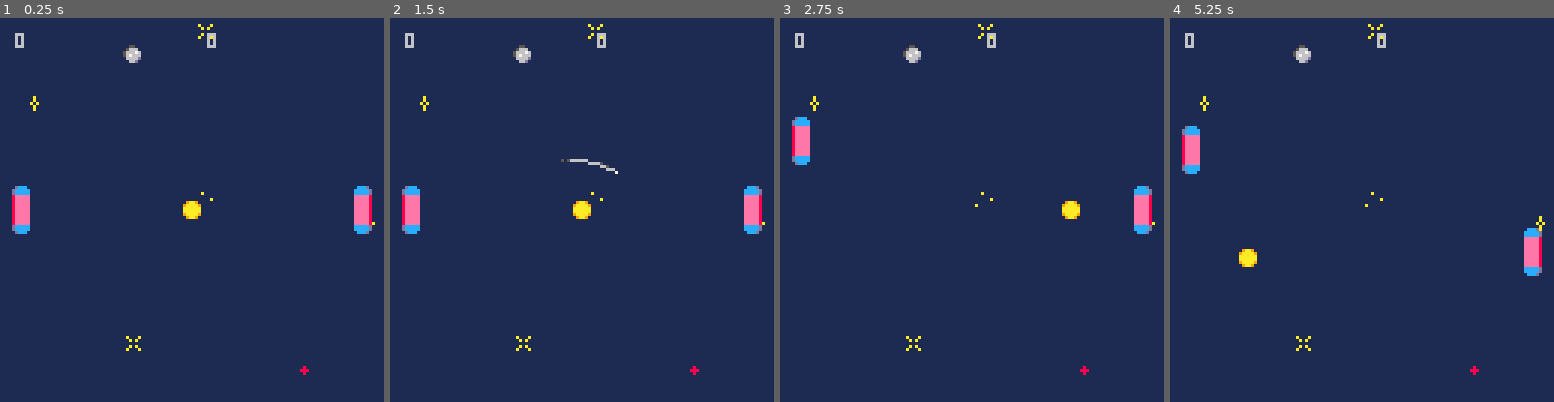
Above: before the commit, frames 1-4 (left to right).
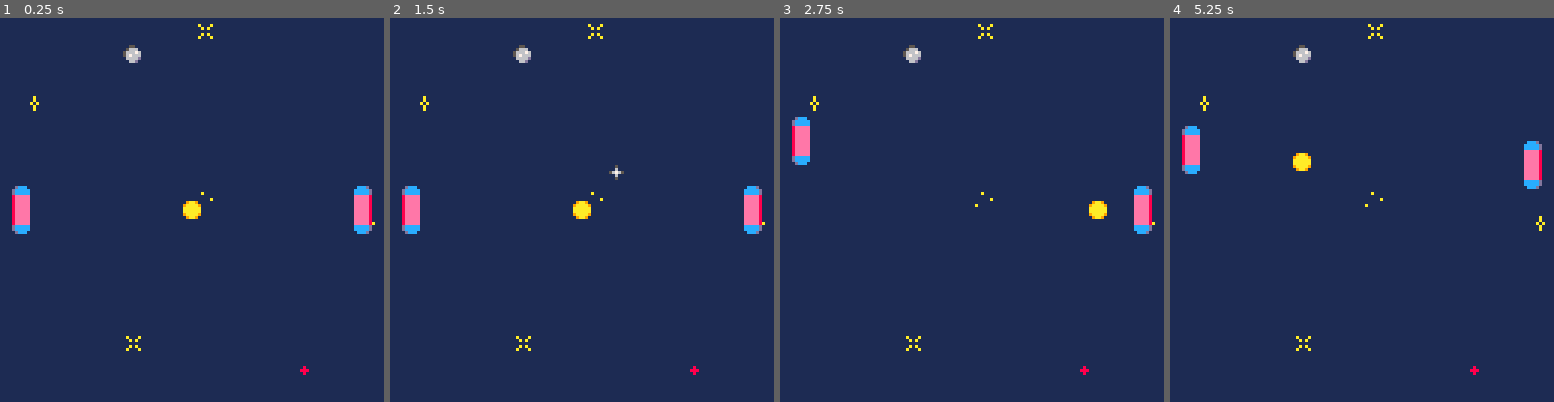
Above: after the commit, the same moments.

Repository: JScott/pico-carts
Game: PICO-8 cartridge pong.p8
The game is run twice, just before and just after one commit, with the same random seed, the same clock (stepped at 60 frames per second) and the same inputs.
Inputs:
- Up to frame 1 (0.25 s): no input
- Up to frame 2 (1.5 s): tap X (X key) at 0.33, 1.07 s; tap O (Z key) at 0.7 s
- Up to frame 3 (2.75 s): hold Right 1.6-2.1 s; tap O (Z key) at 1.7, 2.1, 2.5 s; tap X (X key) at 1.85 s; hold Up 2.15-2.42 s; hold Right from 2.47 s (still down)
- Up to frame 4 (5.25 s): tap O (Z key) every 0.4 s from 2.9 to 4.9 s; tap X (X key) at 2.97, 4.08, 5.2 s; release Right at 3.03 s; hold Left 3.08-3.58 s; hold Down 3.63-3.97 s; hold Right 4.02-4.68 s; hold Up 4.73-5.03 s; hold Left from 5.08 s (still down)

The runs differ from the first frame. In frame 1, 0.1% of the frame differs, in the area x 3-57%, y 3-8%; in frame 2, 0.3%; in frame 3, 0.5%; in frame 4, 1.7%, in the area x 3-97%, y 3-68%.

Commit message:
Graphical score counter

Diff:
--- a/pong.p8
+++ b/pong.p8
@@ -179,7 +179,7 @@
     move_ball()
   end
   if countdown > 0 then
-    countdown -= 0.05--0.04
+    countdown -= 0.055--0.04
   end
 end
 
@@ -224,8 +224,12 @@
 end
 
 function draw_score()
-  print(player.score,5,5)
-  print(npc.score,half+5,5)
+  for index=1,player.score do
+    spr(2,(index*8)-4,4)
+  end
+  for index=1,npc.score do
+    spr(2,width-(index*8)-4,4)
+  end
 end
 
 function draw_paddle(actor)
@@ -252,22 +256,22 @@
 end
 
 __gfx__
-00000000000dccc00000000011111111111111111111111111111111000000000000000000000000000000000000000000000000000000000000000000000000
-009aa90000dccccc0000000011111111111111111111111111111111000000000000000000000000000000000000000000000000000000000000000000000000
-09aaaa9000dccccc0000000011111151111111111111111111111111000000000000000000000000000000000000000000000000000000000000000000000000
-0aaaaaa0008eeeee0000000011111575111111111111111111111111000000000000000000000000000000000000000000000000000000000000000000000000
-0aaaaaa0008eeeee0000000011111151111111111111111111111111000000000000000000000000000000000000000000000000000000000000000000000000
-09aaaa90008eeeee0000000011111111111111111111111111111111000000000000000000000000000000000000000000000000000000000000000000000000
-009aa900008eeeee0000000011111111111111111111111111111111000000000000000000000000000000000000000000000000000000000000000000000000
-00000000008eeeee0000000001111111111111111111111111111111000000000000000000000000000000000000000000000000000000000000000000000000
-11111111008eeeee0000000011111111111111111111111111111111000000000000000000000000000000000000000000000000000000000000000000000000
-11111111008eeeee0000000011111111111156666671111111111111000000000000000000000000000000000000000000000000000000000000000000000000
-11111111008eeeee0000000011111111116661111111111111111111000000000000000000000000000000000000000000000000000000000000000000000000
-11111111008eeeee0000000011111111561111111111111111111111000000000000000000000000000000000000000000000000000000000000000000000000
-11111111008eeeee0000000011111151111111111111111111111111000000000000000000000000000000000000000000000000000000000000000000000000
-1111111100dccccc0000000011111111111111111111111111111111000000000000000000000000000000000000000000000000000000000000000000000000
-1111111100dccccc0000000011111111111111111111111111111111000000000000000000000000000000000000000000000000000000000000000000000000
-11111111000dccc00000000001111111111111111111111111111111000000000000000000000000000000000000000000000000000000000000000000000000
+00000000000dccc00000000011111111111111111111111111111111111111110000000000000000000000000000000000000000000000000000000000000000
+009aa90000dccccc0008800011111111111111111111111111111111111111110000000000000000000000000000000000000000000000000000000000000000
+09aaaa9000dccccc0088880011111151111111111111111111111111111111110000000000000000000000000000000000000000000000000000000000000000
+0aaaaaa0008eeeee0088880011111575111111111111111111111111111111110000000000000000000000000000000000000000000000000000000000000000
+0aaaaaa0008eeeee0088880011111151111111111111111111111111111111110000000000000000000000000000000000000000000000000000000000000000
+09aaaa90008eeeee0088880011111111111111111111111111111111111111110000000000000000000000000000000000000000000000000000000000000000
+009aa900008eeeee0088880011111111111111111111111111111111111111110000000000000000000000000000000000000000000000000000000000000000
+00000000008eeeee0000000001111111111111111111111111111111111111110000000000000000000000000000000000000000000000000000000000000000
+11111111008eeeee0000000011111111111111111111111111111111111111110000000000000000000000000000000000000000000000000000000000000000
+11111111008eeeee0000000011111111111156666671111111111111111111110000000000000000000000000000000000000000000000000000000000000000
+11111111008eeeee0000000011111111116661111111111111111111111111110000000000000000000000000000000000000000000000000000000000000000
+11111111008eeeee0000000011111111561111111111111111111111111111110000000000000000000000000000000000000000000000000000000000000000
+11111111008eeeee0000000011111151111111111111111111111111111111110000000000000000000000000000000000000000000000000000000000000000
+1111111100dccccc0000000011111111111111111111111111111111111111110000000000000000000000000000000000000000000000000000000000000000
+1111111100dccccc0000000011111111111111111111111111111111111111110000000000000000000000000000000000000000000000000000000000000000
+11111111000dccc00000000001111111111111111111111111111111111111110000000000000000000000000000000000000000000000000000000000000000
 11111111111111110000000011111111111111111111111111111111111111110000000000000000000000000000000000000000000000000000000000000000
 11111111111111110000000011111111111111111151566666611111111111110000000000000000000000000000000000000000000000000000000000000000
 111a1111111a11110000000011111111111111111111111111166665111111110000000000000000000000000000000000000000000000000000000000000000
